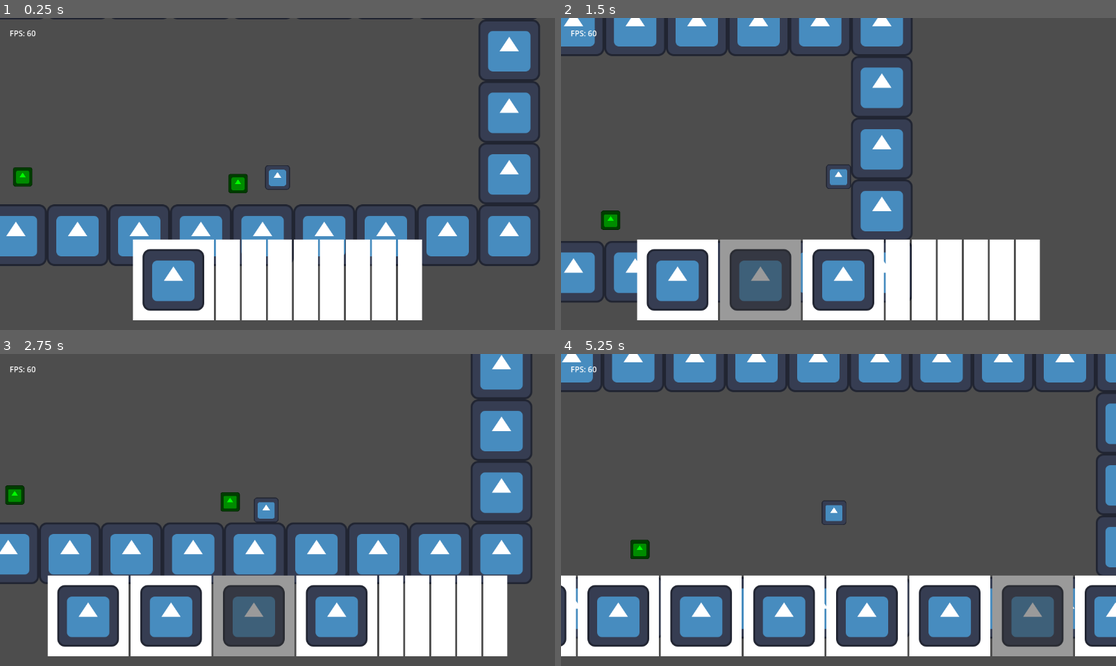
Above: before the commit, frames 1-4 (two rows, left to right).
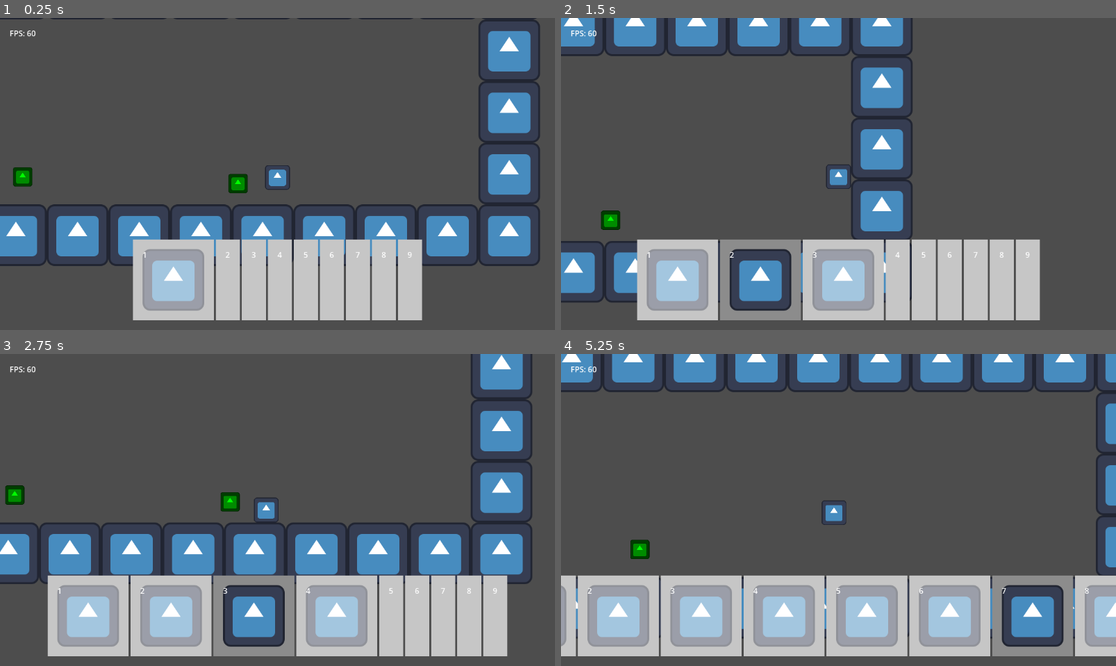
Above: after the commit, the same moments.

Repository: TheHumanMRP/RPG-Life-Tracker
Game: Godot game, scene res://Folders/Systems/Main/Scenes/main_scene.tscn
The game is run twice, just before and just after one commit, with the same random seed, the same clock (stepped at 60 frames per second) and the same inputs. The engine's default icon, where the game draws it, is replaced by a stand-in: a white triangle on a blue panel in a dark square.
Inputs (mouse positions are in pixels of both pictures, inside the frame that each line leads up to):
- Up to frame 1 (0.25 s): no input
- Up to frame 2 (1.5 s): move the mouse to (733, 280) at 0.52 s; hold D (move_right) from 0.53 s (still down); tap I (add_test_sword) at 0.6, 1.35 s; click (733, 280) at 0.67 s; tap Space (jump) at 0.77 s; move the mouse to (788, 280) at 1.27 s; click (788, 280) at 1.42 s
- Up to frame 3 (2.75 s): tap Space (jump) at 1.52 s; move the mouse to (283, 616) at 2.02 s; release D (move_right) at 2.03 s; hold A (move_left) from 2.03 s (still down); tap I (add_test_sword) at 2.1 s; click (283, 616) at 2.17 s
- Up to frame 4 (5.25 s): move the mouse to (899, 616) at 2.77 s; release A (move_left) at 2.78 s; hold D (move_right) 2.78-4.28 s; tap I (add_test_sword) every 0.75 s from 2.85 to 5.1 s; click (899, 616) at 2.92 s; tap Space (jump) at 3.02, 3.77, 4.52 s; move the mouse to (949, 616) at 3.52 s; click (949, 616) at 3.67 s; move the mouse to (1005, 616) at 4.27 s; hold A (move_left) 4.28-5.03 s; click (1005, 616) at 4.42 s; move the mouse to (1060, 616) at 5.02 s; hold D (move_right) from 5.03 s (still down); click (1060, 616) at 5.17 s

The runs differ from the first frame. In frame 1, 13% of the frame differs, in the area x 23-77%, y 71-97%; in frame 2, 15%; in frame 3, 18%; in frame 4, 22%, in the area x 0-100%, y 71-97%.

Commit message:
Auto commit at 2026-07-05 22:15:30

Diff:
--- a/Folders/Systems/Inventory_System/Scenes/hotbar_slot.tscn
+++ b/Folders/Systems/Inventory_System/Scenes/hotbar_slot.tscn
@@ -4,7 +4,7 @@
 [ext_resource type="Texture2D" uid="uid://bqulutjwvblw" path="res://Folders/Assets/icon.svg" id="2_5jo53"]
 
 [sub_resource type="StyleBoxFlat" id="StyleBoxFlat_42qie"]
-bg_color = Color(1, 1, 1, 1)
+bg_color = Color(0.5489626, 0.5489626, 0.54896253, 1)
 
 [node name="Inventory_Slot" type="PanelContainer" unique_id=844703346]
 z_index = -1
@@ -26,7 +26,7 @@
 unique_name_in_owner = true
 z_index = 1
 layout_mode = 2
-color = Color(0.20392157, 0.20392157, 0.20392157, 0.15686275)
+color = Color(1, 1, 1, 0)
 
 [node name="MarginContainer" type="MarginContainer" parent="." unique_id=1684947038]
 layout_mode = 2
@@ -37,6 +37,7 @@
 
 [node name="Slot_Number" type="Label" parent="MarginContainer" unique_id=1946592826]
 unique_name_in_owner = true
+z_index = 1
 layout_mode = 2
 size_flags_vertical = 1
 text = "1"
--- a/Folders/Systems/Inventory_System/Scripts/hotbar_slot.gd
+++ b/Folders/Systems/Inventory_System/Scripts/hotbar_slot.gd
@@ -33,7 +33,7 @@
 func set_proper_selection_color_rect_opacity() -> void:
 	var selected_slot_index: int = Global.get_selected_hotbar_index()
 
-	if selected_slot_index == slot_index:
+	if selected_slot_index != slot_index:
 		# Selected
 		selection_color_fade.color.a = 0.5
 		return
